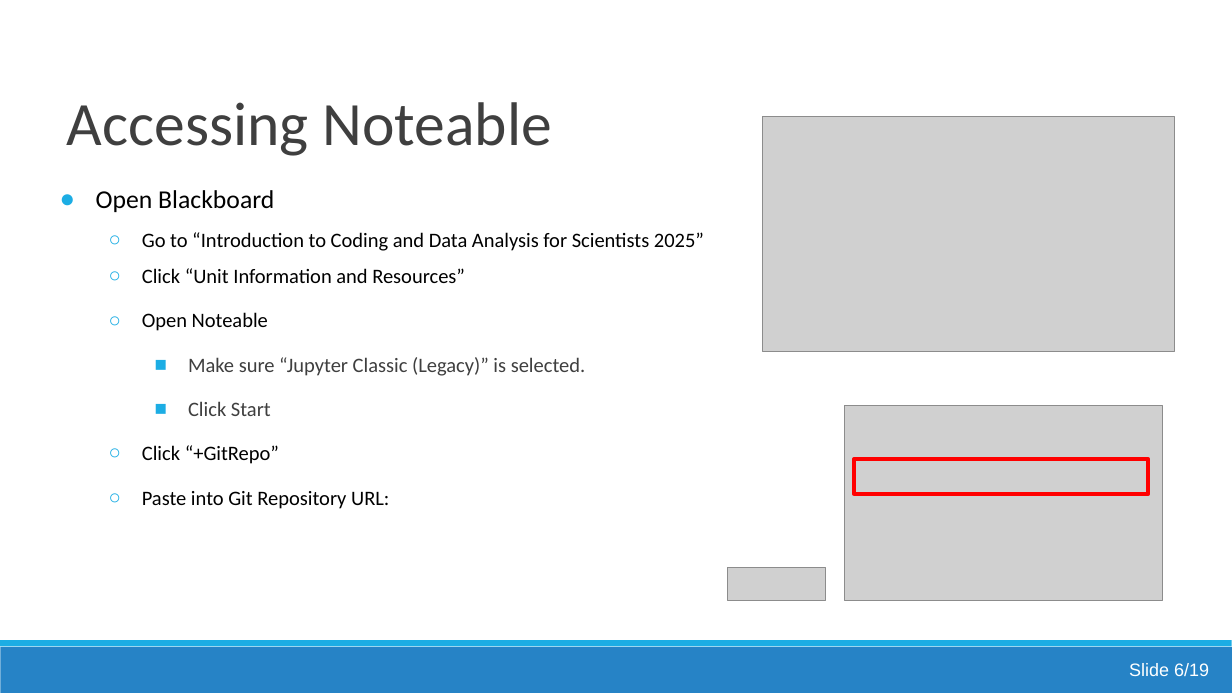
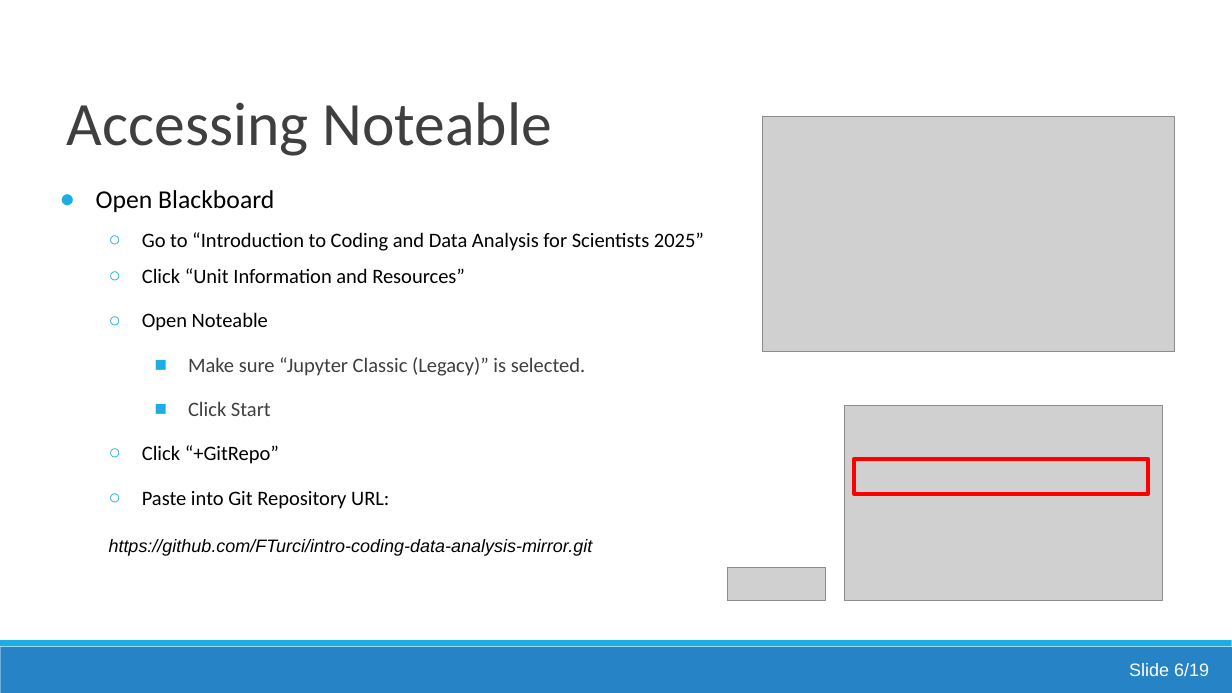
Before and after one commit to FTurci/intro-coding-data-analysis-mirror, a slide deck: slide 75 of 01/Lecture1_Introduction_And_Data_Types.pptx (slide 79 before the commit). Drawn at 1232x693 pixels with LibreOffice and Linux fonts; fonts in the diff are those of the drawing; grey boxes stand for pictures. Boxes give left, top, right and bottom in pixels: in the first picture for what was removed or moved away, otherwise in the second. Text is boxed around its words. In the diff, an @@ line names an element or a change of style, - is before the commit and + after.

```diff
--- a/01/Lecture1_Introduction_And_Data_Types.pptx
+++ b/01/Lecture1_Introduction_And_Data_Types.pptx
@@ text at (109,539,593,556): paragraph added @@
+  https://github.com/FTurci/intro-coding-data-analysis-mirror.git
```
Also in this commit, not shown: 6 other slides changed, 7 slides removed.
